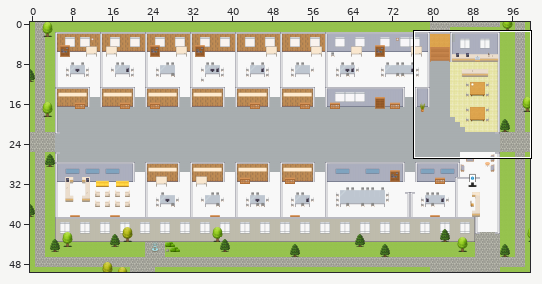
Tiled map (JSON) -- maps/PH-Customer-Engagement-Platform-Digital-Engagement.tmj. Above: a wide view before the commit, with the close-up outlined.
Close-up. Before the edit:
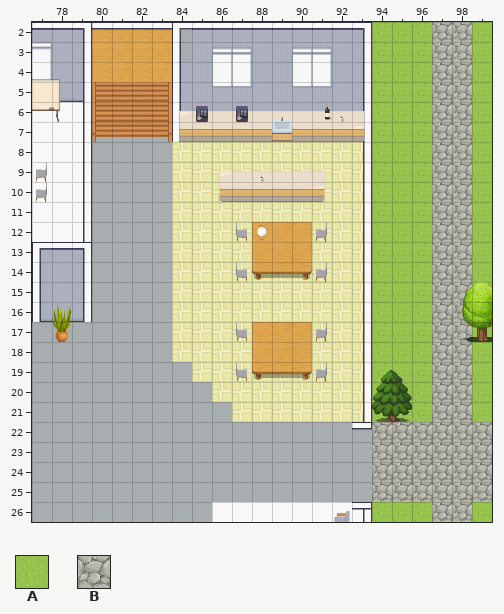
Cells are 32x32 px. Shown: x 77..99, y 2..26. The commit also changed other parts of the map, which this record leaves out.
Key: from "Exterior": A 629, B 638.
_ is an empty cell, # one hidden under a higher layer.
Layers that did not change in this view are not listed.
Layer "outside" before, first column x 77:
 2 #################AAABBA
 3 #################AAABBA
 4 #################AAABBA
 5 #################AAABBA
 6 #################AAABBA
 7 #################AAABBA
 8 #################AAABBA
 9 #################AAABBA
10 #################AAABBA
11 #################AAABBA
12 #################AAABBA
13 #################AAABBA
14 #################AAABBA
15 #################AAABBA
16 #################AAABB#
17 #################AAABBA
18 #################AAABBA
19 #################AAABBA
20 #################AAABBA
21 #################AAABBA
22 #################BBBBBB
23 #################BBBBBB
24 #################BBBBBB
25 #################BBBBBB
26 #################AAABBA
After the commit:
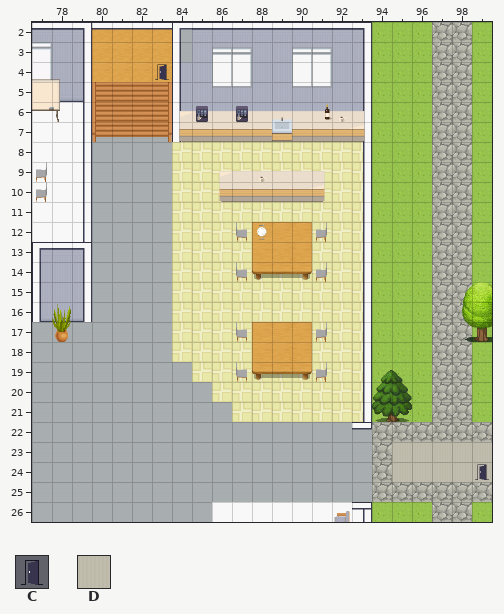
Further tiles: from "User_Zones": C 65; from "room2": D 328.
From old to new:
Layer "outside":
Tile B gives way to tile D in rows 23 to 24 at x 95 to 99.
Layer "zones":
The edit adds tile C in row 4 at x 83; in row 24 at x 99.
Pixel boxes of the changes (left, top, right, bottom) in both close-ups:
added: (155, 64, 169, 80)
changed: (392, 442, 492, 482)
